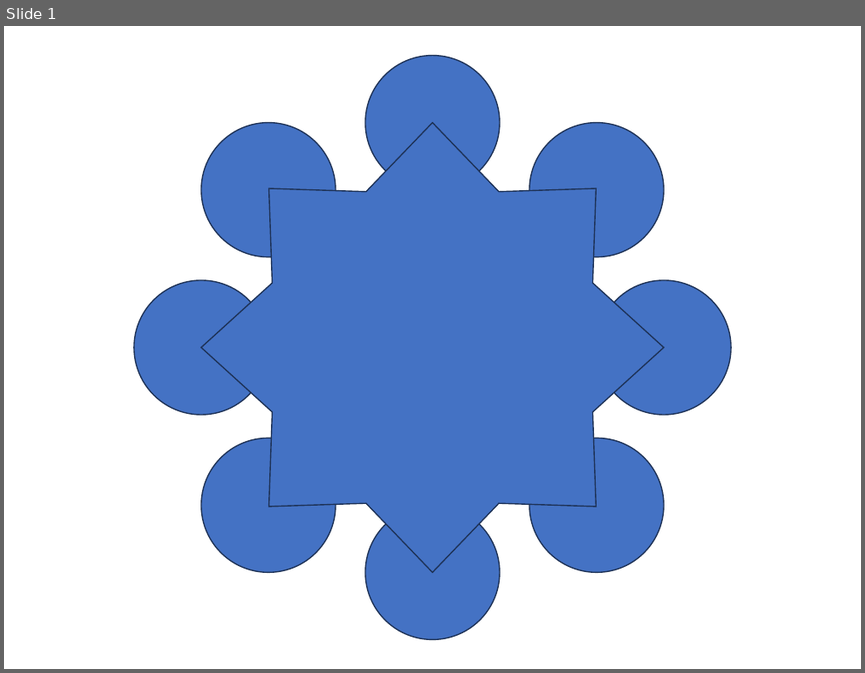
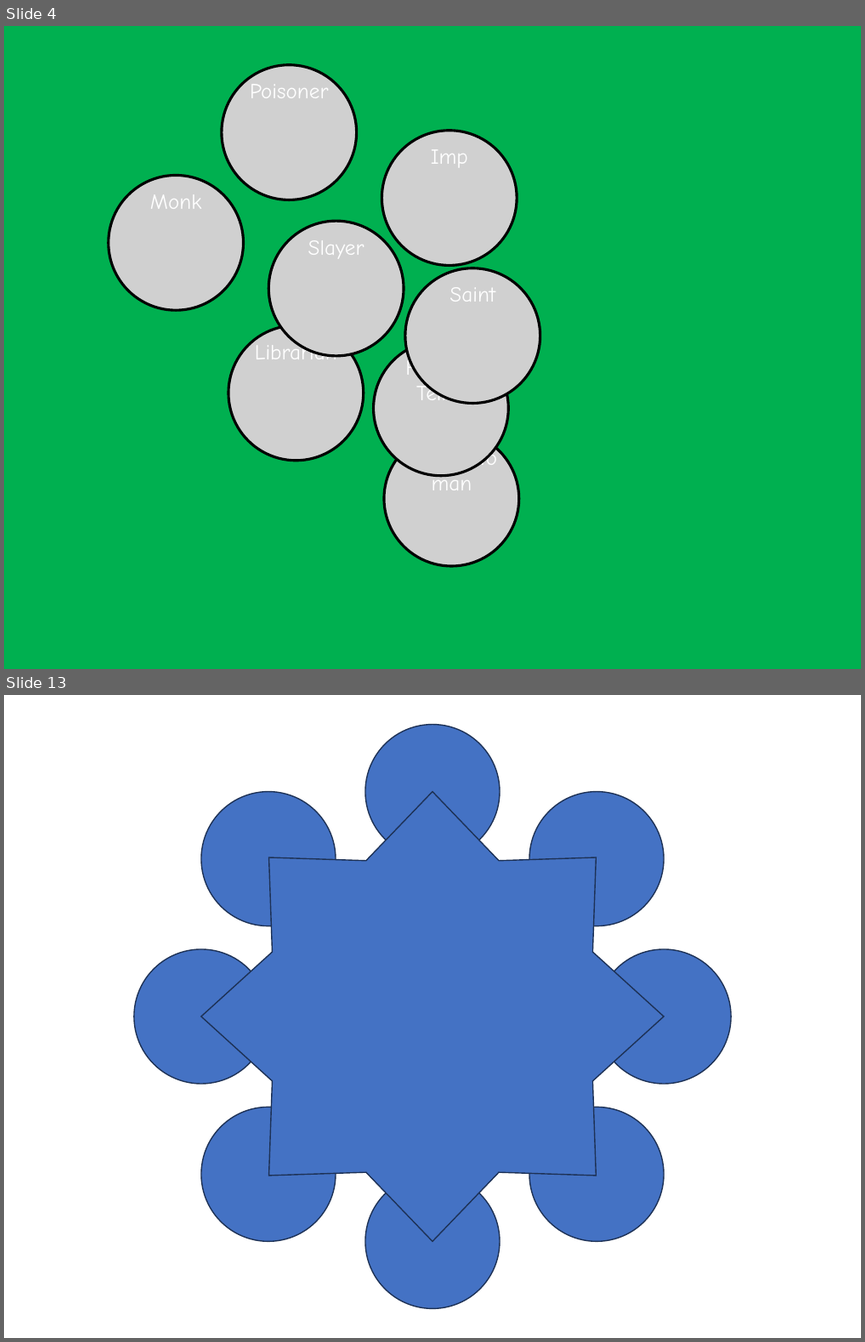
Before and after one commit to Nathan3-14/grimoire-nea, a slide deck: mockup.pptx. Shown one above the other, each under a label of ours: slide 1 before the commit, slides 4 and 13 after it; the slides between them are not shown. The pictures are 865x673 and 865x1342 pixels, drawn with LibreOffice and Linux fonts; fonts in the diff are those of the drawing; grey boxes stand for pictures. Boxes give left, top, right and bottom in pixels: in the first picture for what was removed or moved away, otherwise in the second. Text is boxed around its words. In the diff, an @@ line names an element or a change of style, - is before the commit and + after.

```diff
--- a/mockup.pptx
+++ b/mockup.pptx
@@ slide 4 added at box(4, 26, 861, 669), background #00B050 @@
@@ picture added at box(222, 64, 356, 199) @@
@@ text added at box(250, 84, 328, 98), 18 pt, text #FFFFFF @@
+Poisoner
@@ picture added at box(382, 131, 517, 265) @@
@@ text added at box(431, 149, 468, 164), 18 pt, text #FFFFFF @@
+Imp
@@ picture added at box(109, 175, 243, 310) @@
@@ text added at box(150, 194, 202, 209), 18 pt, text #FFFFFF @@
+Monk
@@ picture added at box(268, 221, 404, 355) @@
@@ text added at box(308, 240, 364, 258), 18 pt, text #FFFFFF @@
+Slayer
@@ picture added at box(405, 268, 540, 403) @@
@@ text added at box(449, 287, 495, 301), 18 pt, text #FFFFFF @@
+Saint
@@ picture added at box(228, 325, 363, 460) @@
@@ text added at box(255, 340, 337, 359), 18 pt, text #FFFFFF @@
+Librarian
@@ picture added at box(373, 340, 508, 475) @@
@@ text added at box(405, 356, 476, 404), 18 pt, text #FFFFFF @@
+Fortune Teller
@@ picture added at box(384, 431, 518, 566) @@
@@ text added at box(392, 439, 511, 557), 18 pt, text #FFFFFF @@
+Washerwoman
@@ what was slide 1 is now slide 13 @@
```
Also in this commit, not shown: 15 other slides added, 2 slides removed.
